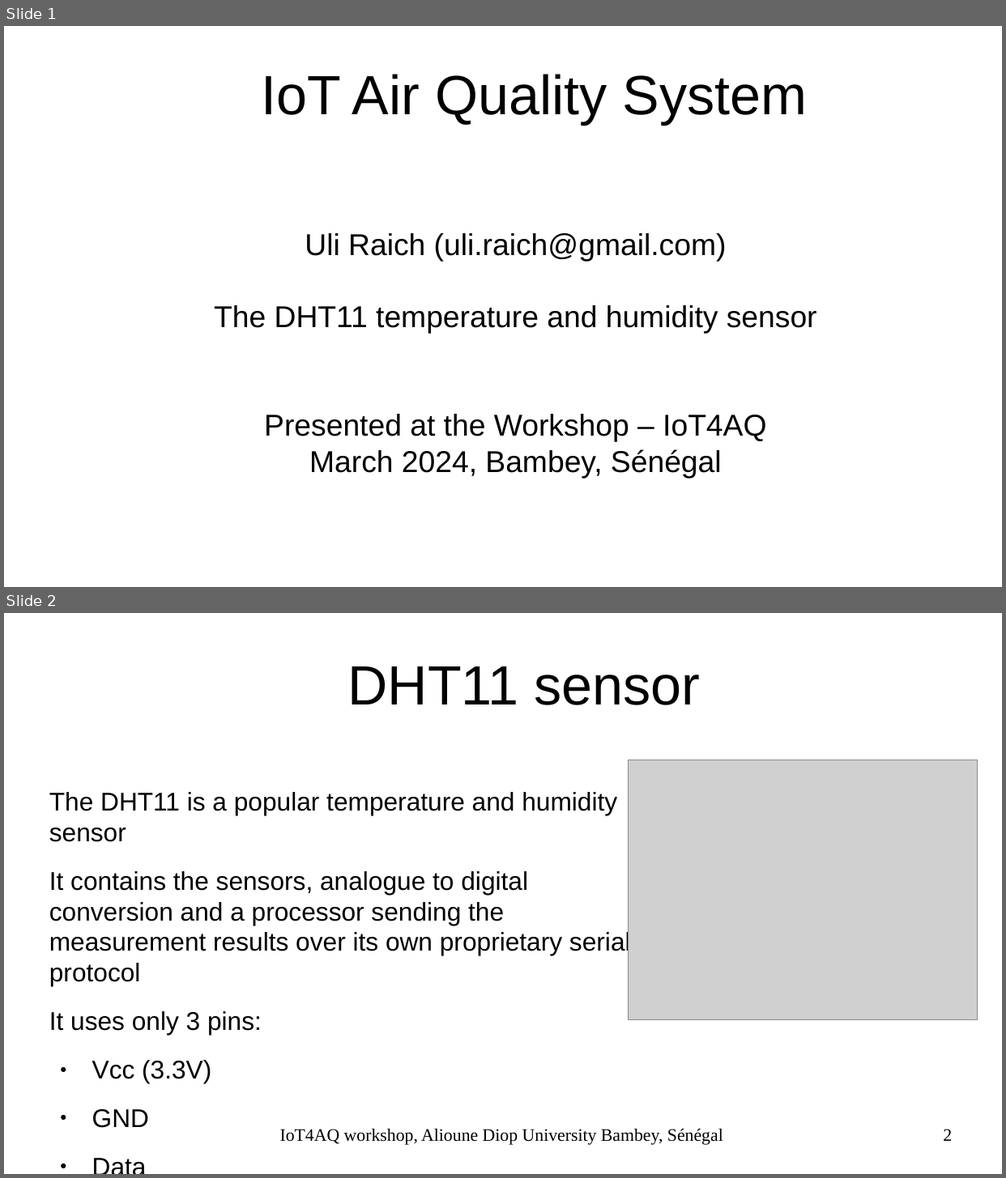
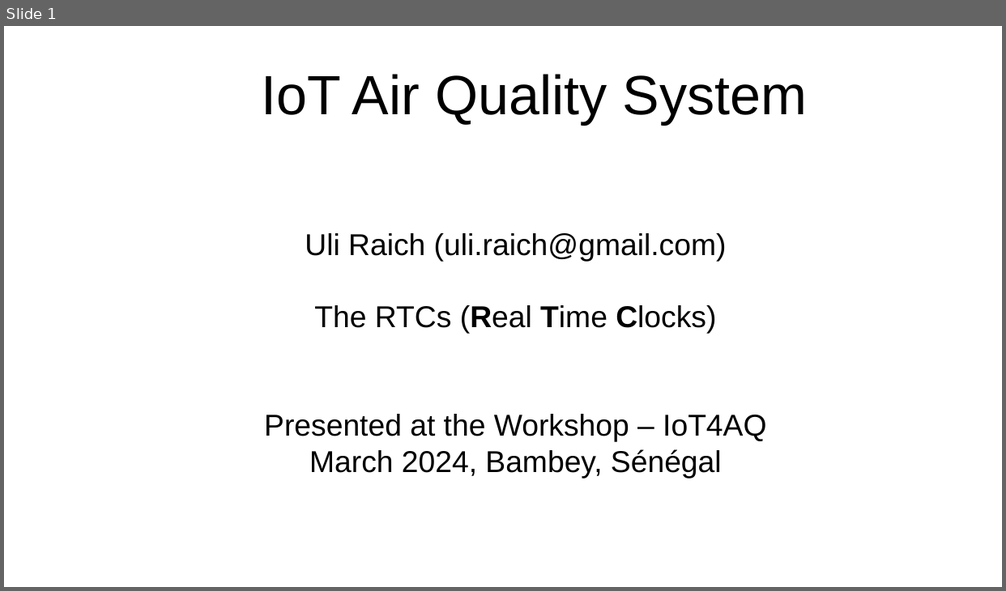
Before and after one commit to uraich/IoT4AQ, a slide deck: workshop/slides/iot4aq_rtc.odp. Shown one above the other, each under a label of ours: slides 1 and 2 before the commit, slide 1 after it. The pictures are 1006x1178 and 1006x591 pixels, drawn with LibreOffice and Linux fonts; fonts in the diff are those of the drawing; grey boxes stand for pictures; background and template pictures are left out. Boxes give left, top, right and bottom in pixels: in the first picture for what was removed or moved away, otherwise in the second. Text is boxed around its words. In the diff, an @@ line names an element or a change of style, - is before the commit and + after.

```diff
--- a/workshop/slides/iot4aq_rtc.odp
+++ b/workshop/slides/iot4aq_rtc.odp
@@ slide 2 removed at (4, 613, 1002, 1174), background #FFFFFF @@
@@ title removed at (348, 666, 701, 705) @@
-DHT11 sensor
@@ picture removed at (628, 760, 978, 1020) @@
@@ text removed at (49, 792, 631, 1084) @@
-The DHT11 is a popular temperature and humidity sensor
-It contains the sensors, analogue to digital conversion and a processor sending the measurement results over its own proprietary serial protocol
-It uses only 3 pins:
-● Vcc (3.3V)
-● GND
-● Data
@@ text removed at (280, 1129, 723, 1145) @@
-IoT4AQ workshop, Alioune Diop University Bambey, Sénégal
@@ page number removed at (943, 1129, 952, 1141) @@
-2
@@ slide 1 changed as well @@
@@ subtitle at (314, 305, 716, 334): text changed @@
-The DHT11 temperature and humidity sensor
+The RTCs (Real Time Clocks)
```
Also in this commit, not shown: 1 other slide changed, 1 slide added, 7 other slides removed, 4 other files.
